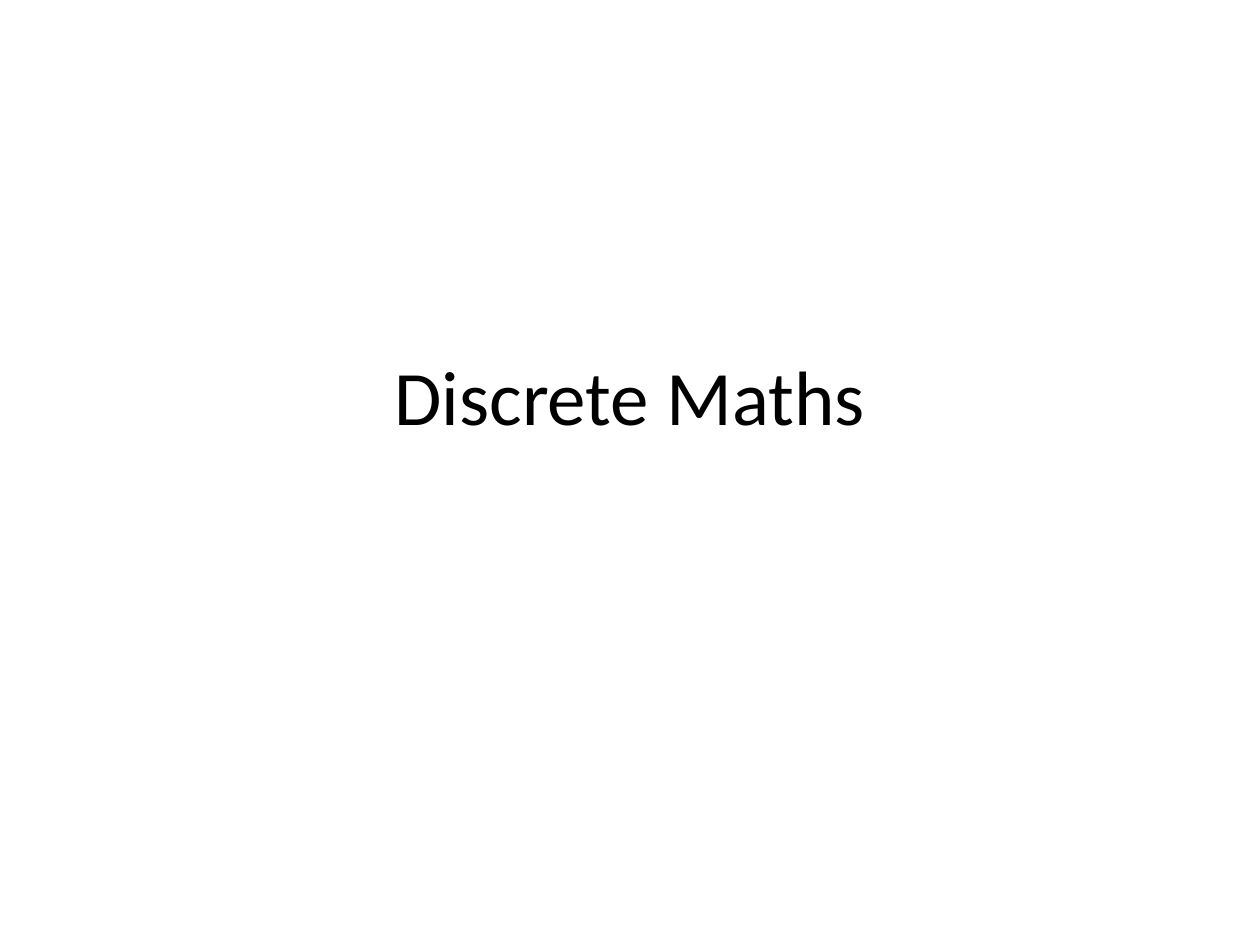
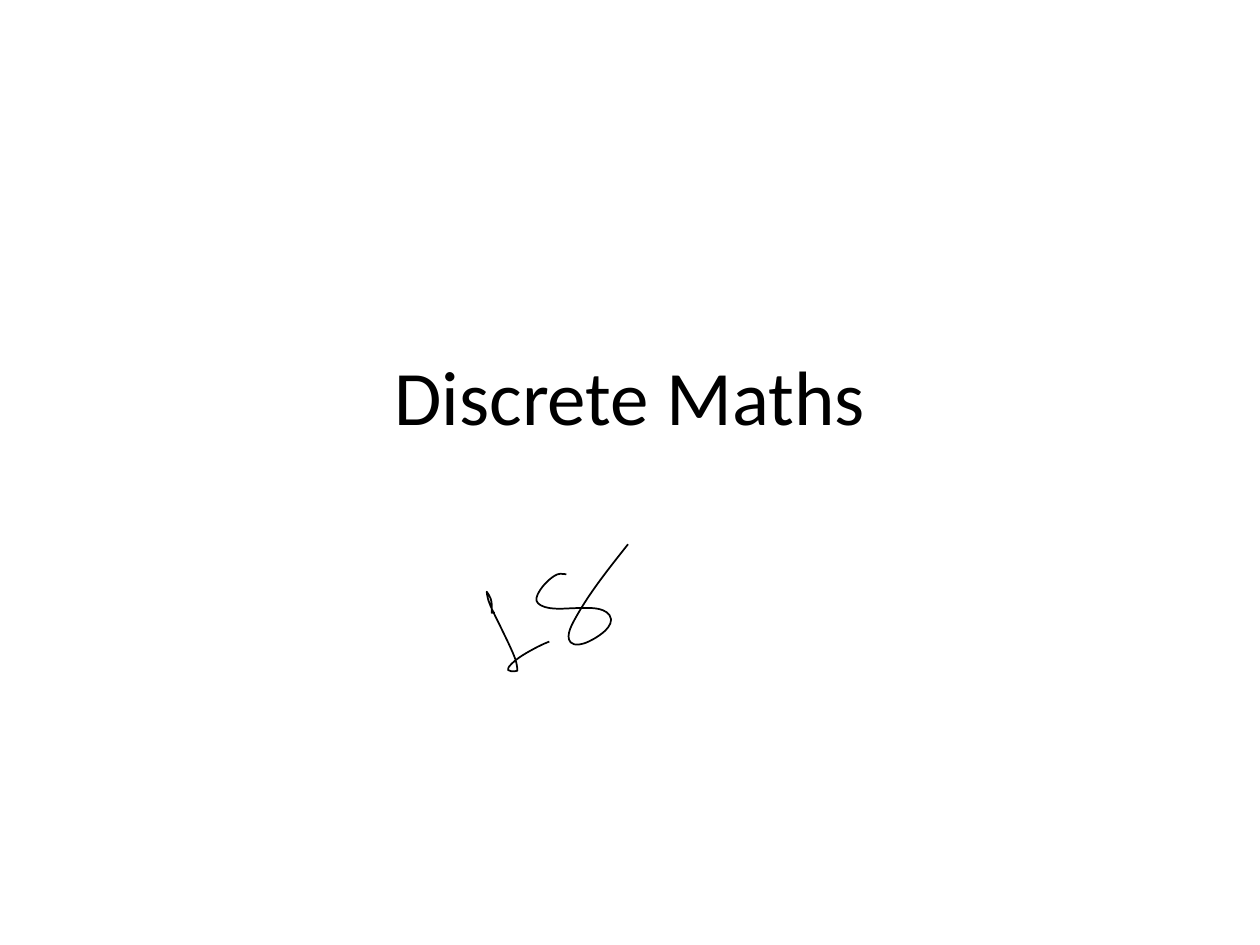
Before and after one commit to ProfJigarPandya/my-content, a slide deck: slide 1 of DiscreteMaths/Lect18.pptx. Drawn at 1260x945 pixels with LibreOffice and Linux fonts; fonts in the diff are those of the drawing. Boxes give left, top, right and bottom in pixels: in the first picture for what was removed or moved away, otherwise in the second. Text is boxed around its words. In the diff, an @@ line names an element or a change of style, - is before the commit and + after.

```diff
--- a/DiscreteMaths/Lect18.pptx
+++ b/DiscreteMaths/Lect18.pptx
@@ freeform shape added at (486,544,627,672), outline #000000 0.99 pt @@
```
Also in this commit, not shown: 13 other slides changed, 1 slide added, 2 slides removed, 1 other file.
